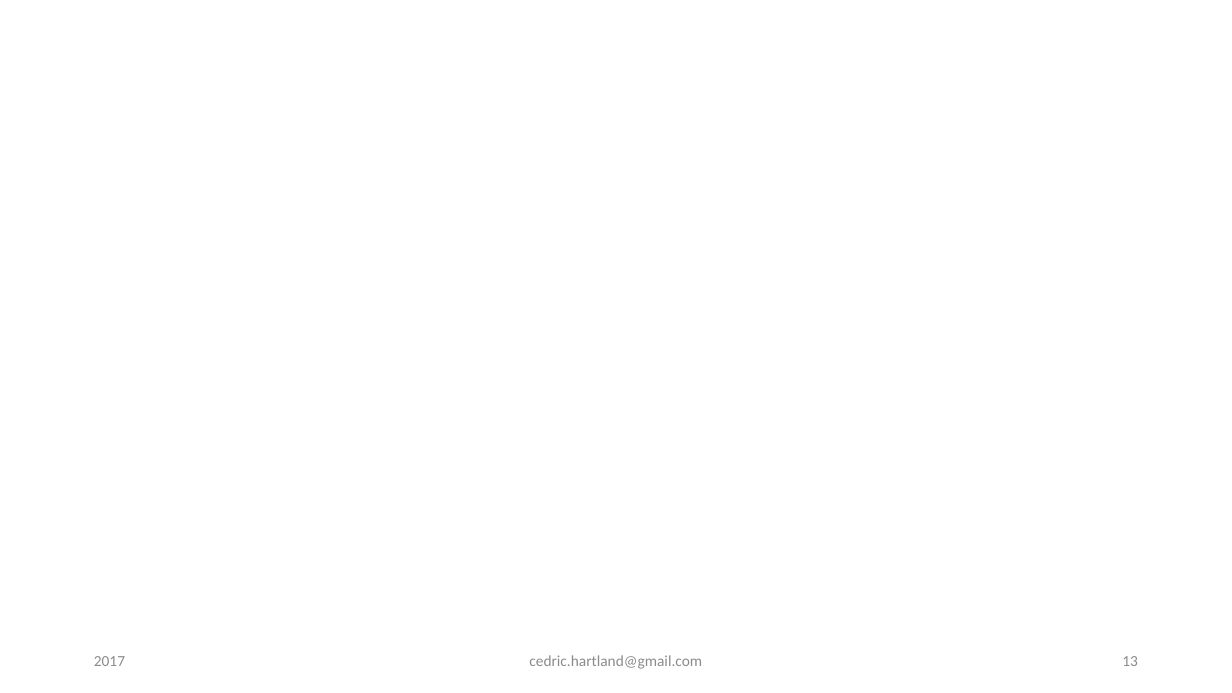
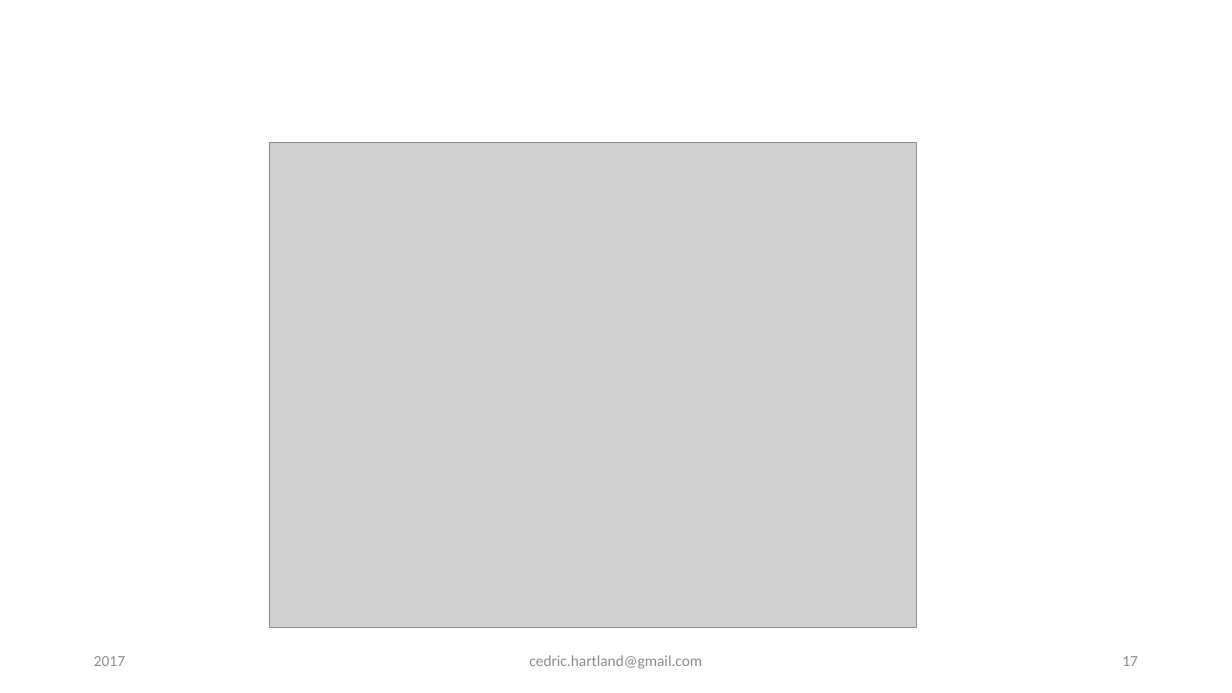
Before and after one commit to gigacool/react-redux-presentation, a slide deck: slide 17 of docs/React & Redux.pptx (slide 13 before the commit). Drawn at 1232x693 pixels with LibreOffice and Linux fonts; fonts in the diff are those of the drawing; grey boxes stand for pictures; background and template pictures are left out. Boxes give left, top, right and bottom in pixels: in the first picture for what was removed or moved away, otherwise in the second. Text is boxed around its words. In the diff, an @@ line names an element or a change of style, - is before the commit and + after.

Commit message:
Start adding some slides on redux

```diff
--- a/docs/React & Redux.pptx
+++ b/docs/React & Redux.pptx
@@ picture added at box(270, 143, 917, 628) @@
@@ page number at box(1122, 656, 1138, 666): text changed @@
-13
+17
```
Also in this commit, not shown: 4 other slides changed, 4 slides added, 1 other file.
